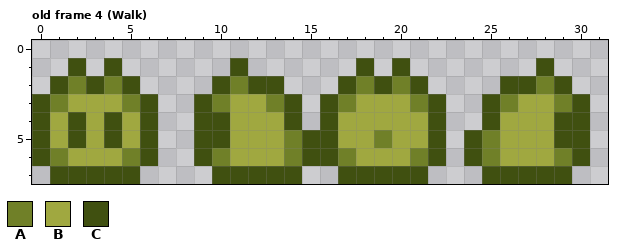
Pixel-art file -- Assets/Art/AS_Avatar.aseprite. Above, as it was before the edit.
32x8 pixels, 4 frames. Shown: old frame 4 (Walk). The commit also changed other frames, which this record leaves out.
Palette (. is transparent): A #708028  B #a0a840  C #405010
Pixels before, old frame 4 (Walk), first column x 0:
1 ..C.C......C......C.C.......C..
2 .CACAC....CACC...CACAC....CCAC.
3 CABBBAC..CABBAC.CABBBAC..CABBAC
4 CBCBCBC..CCBBBC.CBBBBBC..CBBBCC
5 CBCBCBC..CCBBBACCBBABBC.CABBBCC
6 CABBBAC..CABBBACCABBBAC.CABBBAC
7 .CCCCC....CCCCC..CCCCC...CCCCC.
The result:
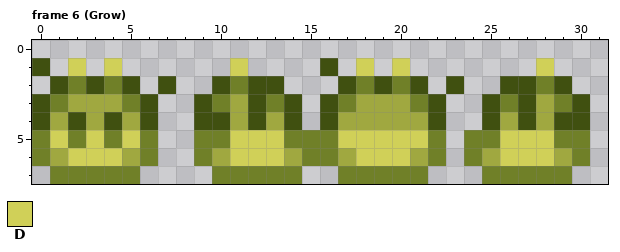
Colours new in this view: D #d0d058
A new or re-ordered frame is compared with the old frame closest to it.
Commit: feat: grow animation
Difference:
frames 4 -> 9
Frame 6 (Grow) is new; against old frame 4 (Walk), layer "Layer 1":
Colour A replaces colour C in row 5 at x 0, 2, 4, 6, 9 to 10, 15 to 16, 22, 24 and 29 to 30; in row 6 at x 0, 6, 9, 15 to 16, 22, 24 and 30; in row 7 at x 1 to 5, 10 to 14, 17 to 21 and 25 to 29.
Colour B replaces colour A in row 6 at x 1, 5, 10, 14, 17, 21, 25 and 29.
Colour C is added in row 1 at x 0 and 16; in row 2 at x 7 and 23.
Colour C replaces colour B in rows 3 to 4 at x 12 and 27.
Colour D replaces colour A in row 5 at x 19.
Colour D replaces colour B in row 5 at x 1, 3, 5, 11 to 13, 17 to 18, 20 to 21 and 26 to 28; in row 6 at x 2 to 4, 11 to 13, 18 to 20 and 26 to 28.
Colour D replaces colour C in row 1 at x 2, 4, 11, 18, 20 and 28.
Where, in picture pixels (left, top, right, bottom), the same in both pictures:
changed: (32, 58, 590, 184)
